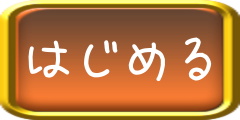
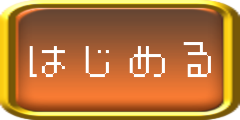
Two versions of the same layered image (240x120). Layer-by-layer changes:
renamed "ZjawKImt.png" to "hajimeru.png", painted on it over bbox(28, 37, 212, 82)
